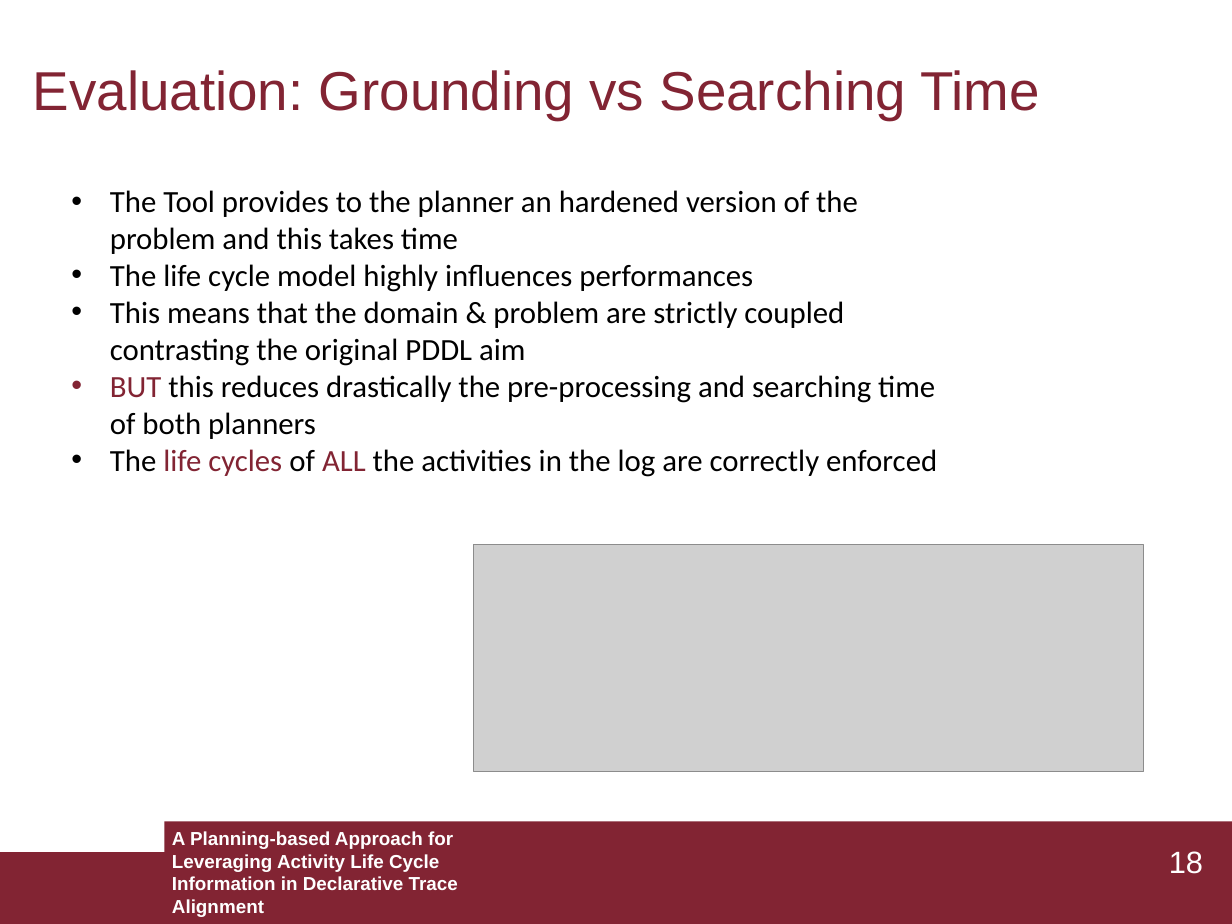
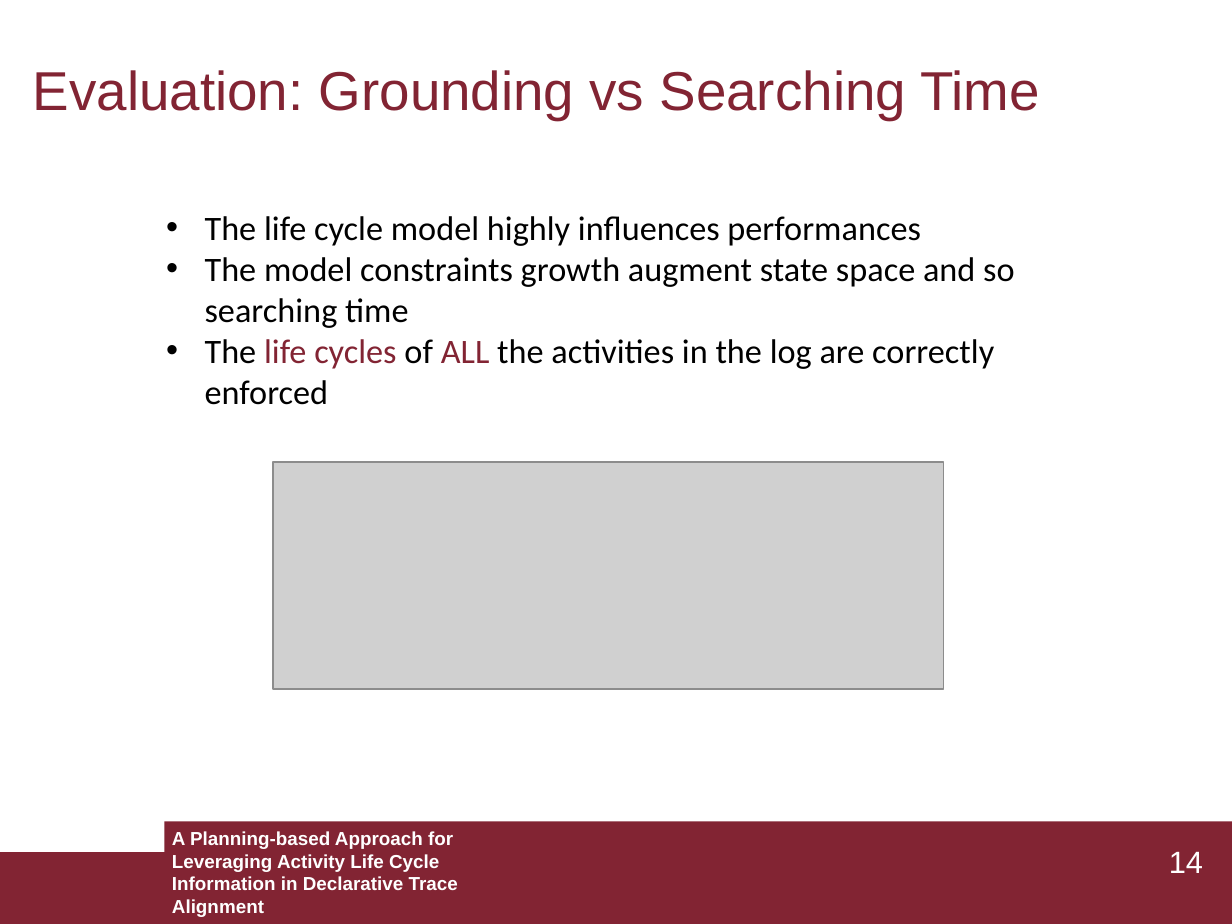
Before and after one commit to GianmarcoBordin/LifeCycleAligner, a slide deck: slide 14 of presentation/Thesis_presentation.pptx (slide 18 before the commit). Drawn at 1232x924 pixels with LibreOffice and Linux fonts; fonts in the diff are those of the drawing; grey boxes stand for pictures. Boxes give left, top, right and bottom in pixels: in the first picture for what was removed or moved away, otherwise in the second. Text is boxed around its words. In the diff, an @@ line names an element or a change of style, - is before the commit and + after.

```diff
--- a/presentation/Thesis_presentation.pptx
+++ b/presentation/Thesis_presentation.pptx
@@ text at (110, 190, 858, 254): paragraph removed @@
-• The Tool provides to the planner an hardened version of the problem and this takes time
@@ text "The life cycle model highly ...": place and size @@
-text "The life cycle model highly ..." at (110, 190, 937, 477)
+text "The life cycle model highly ..." at (205, 216, 1014, 405)
@@ text at (205, 216, 994, 405): size 18 to 20 pt in "The life cycle model highly influences performances", "The life cycles of ALL the activities ..." @@
@@ text at (205, 257, 1014, 328): text changed; size 18 to 20 pt @@
-• This means that the domain & problem are strictly coupled contrasting the original PDDL aim
-• BUT this reduces drastically the pre-processing and searching time of both planners
+• The model constraints growth augment state space and so searching time
@@ picture: place and size @@
-picture at (473, 545, 1143, 771)
+picture at (274, 462, 944, 689)
@@ page number at (1169, 851, 1203, 873): text changed @@
-18
+14
```
Also in this commit, not shown: 12 other slides changed, 6 slides removed.
